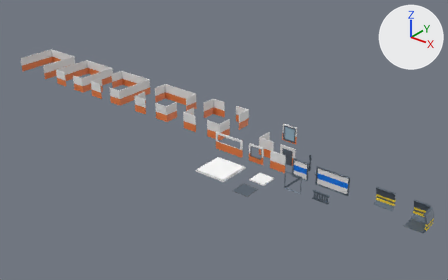
A saved change to the glTF model assets/glTF/level_assets.glb.
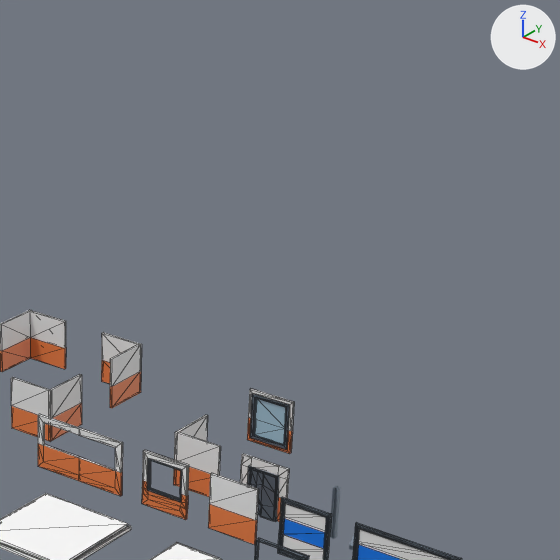
There are two pictures of each version: one whole from a camera (50 mm lens) standing at (34.0, -49.1, 33.6) and looking at (-13.7, 10.5, -3.3), one close up on the part from 45% to 85% of the width and 0% to 64% of the height. Every picture has the same lights, and +X, +Y and +Z are marked at upper right. The close-ups show mesh edges as thin lines. Where no turn or scale is listed for an object, it has been applied to the vertices.

Objects in the first close-up: 'Cube.002', 'Floor.001', 'Room', 'Wall', 'Wall.001', 'Wall.002', 'Wall.003', 'Wall.004', 'Wall.005', 'Wall.006', 'Wall.007', 'WallCorner'.
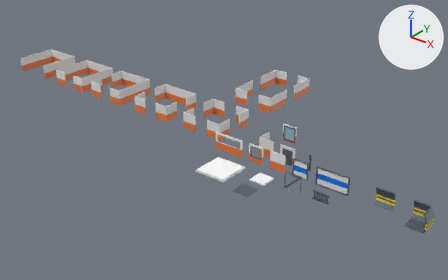
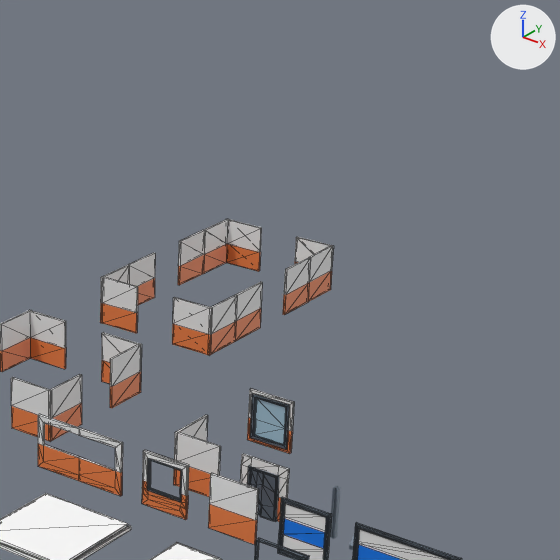
Pixel boxes [x1, y1, x2, y2] of what changed, in the close-ups (560 x 560 px):
'Wall.010', added: after [100, 219, 333, 355]
    faces in mat_white (white #e7e7e7): [101, 219, 333, 335]
    faces in mat_blue (orange #e77c41): [100, 244, 332, 355]

Edits to the bpy script that builds the scene:
```text
Add me_plane_019:
    me_plane_019.from_pydata(...)  # 144 vertices, 256 faces; spans x -3.0..3.0, y -5.01..5.0, z -1.06..1.14
    # faces by material slot: [128, 128]
    me_plane_019.materials.append(mat_white)  # white #e7e7e7
    me_plane_019.materials.append(mat_blue)  # orange #e77c41
Add ob_wall_010:
    ob_wall_010 = bpy.data.objects.new('Wall.010', me_plane_019)
    ob_wall_010.location = (-13.0, 21.0, 0.86)
```
